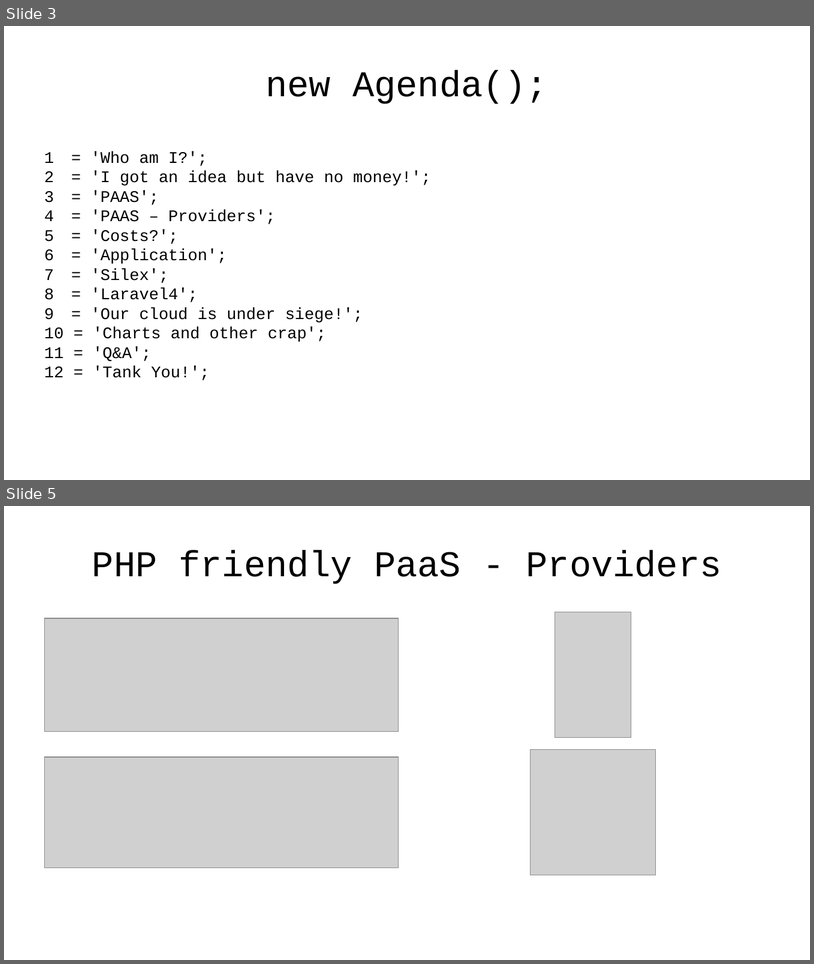
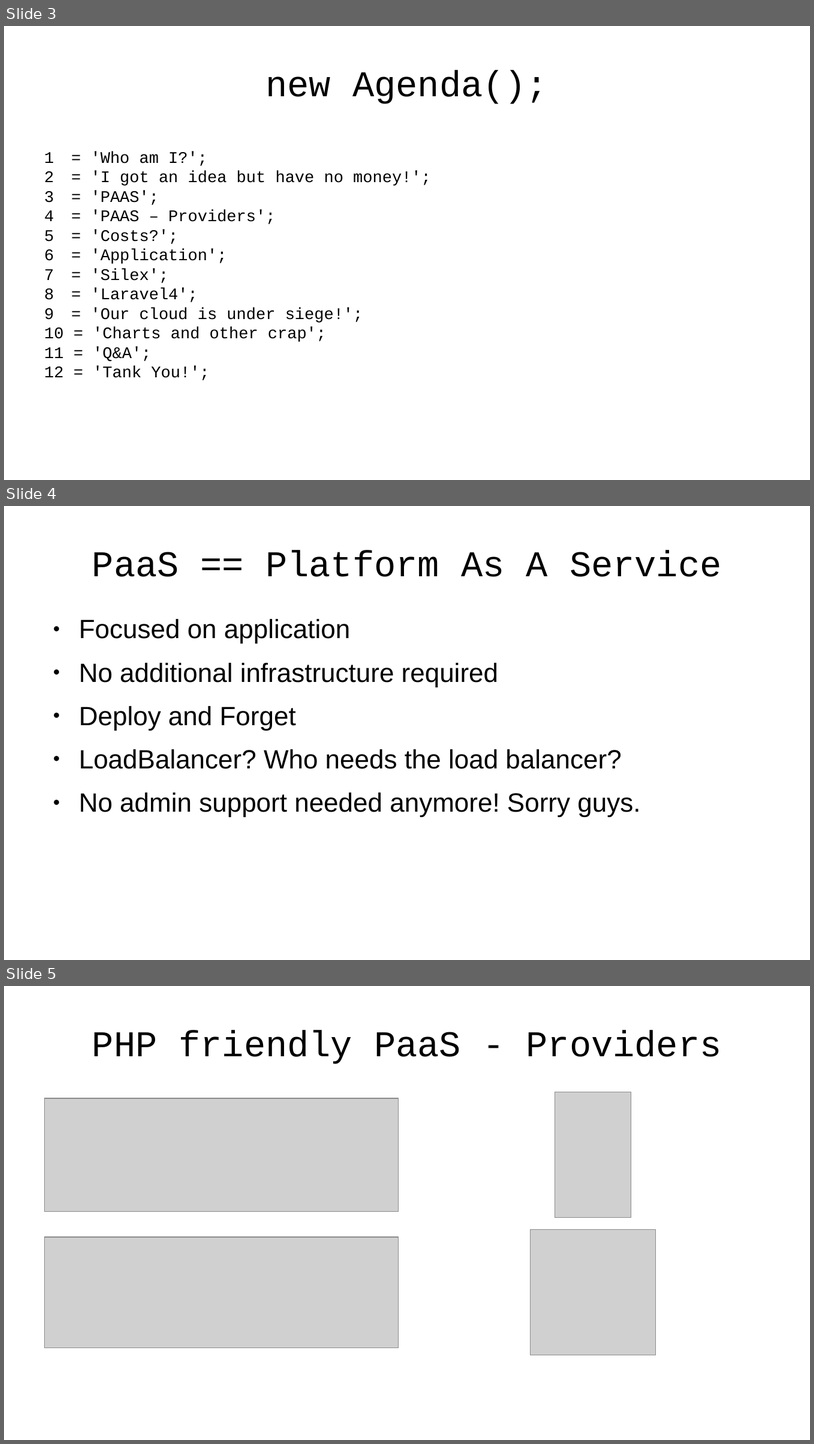
Before and after one commit to emgiezet/meetphp-8, a slide deck: presentation/presentation.odp. Shown one above the other, each under a label of ours: slides 3 and 5 before the commit, slides 3, 4 and 5 after it; the slides between them are not shown. The pictures are 814x964 and 814x1444 pixels, drawn with LibreOffice and Linux fonts; fonts in the diff are those of the drawing; grey boxes stand for pictures; background and template pictures are left out. Boxes give left, top, right and bottom in pixels: in the first picture for what was removed or moved away, otherwise in the second. Text is boxed around its words. In the diff, an @@ line names an element or a change of style, - is before the commit and + after.

```diff
--- a/presentation/presentation.odp
+++ b/presentation/presentation.odp
@@ slide 4 added at [4,506,810,960], background picture (left out) @@
@@ title added at [92,550,722,577], 35.7 pt, text #000000 @@
+PaaS == Platform As A Service
@@ text added at [79,619,641,817], 26 pt, text #000000 @@
+● Focused on application
+● No additional infrastructure required
+● Deploy and Forget
+● LoadBalancer? Who needs the load balancer?
+● No admin support needed anymore! Sorry guys.
```
Also in this commit, not shown: 6 slides changed, 3 other slides added, 3 slides removed, 4 other files.
